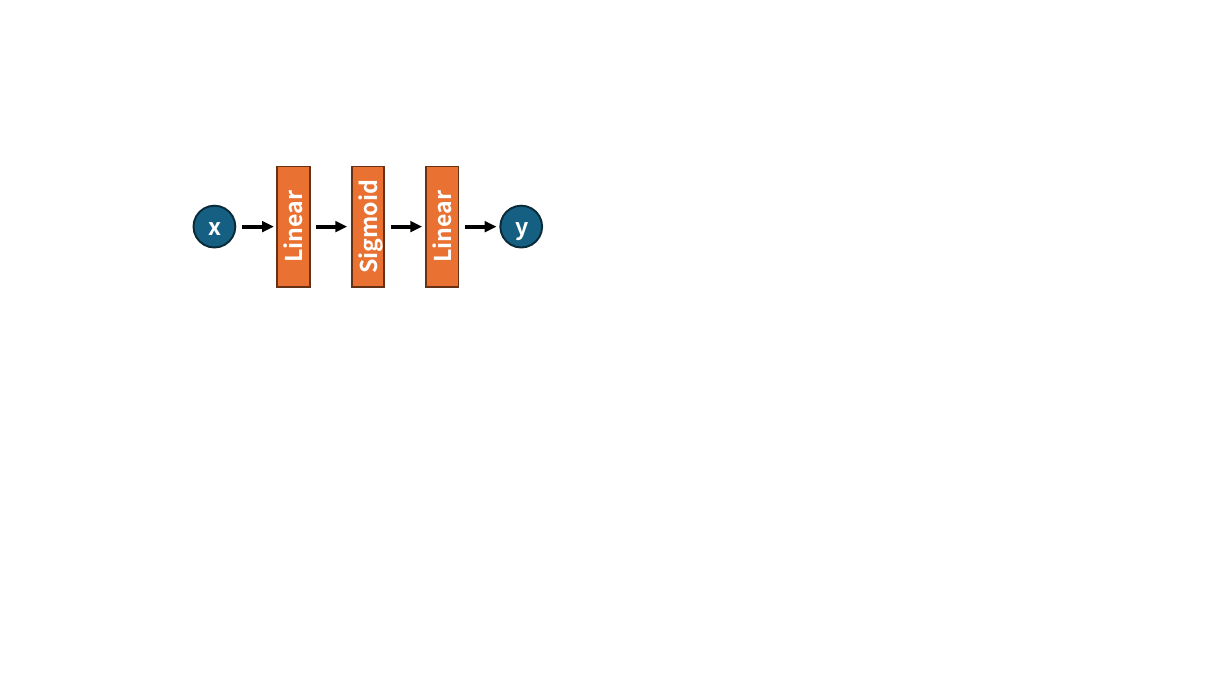
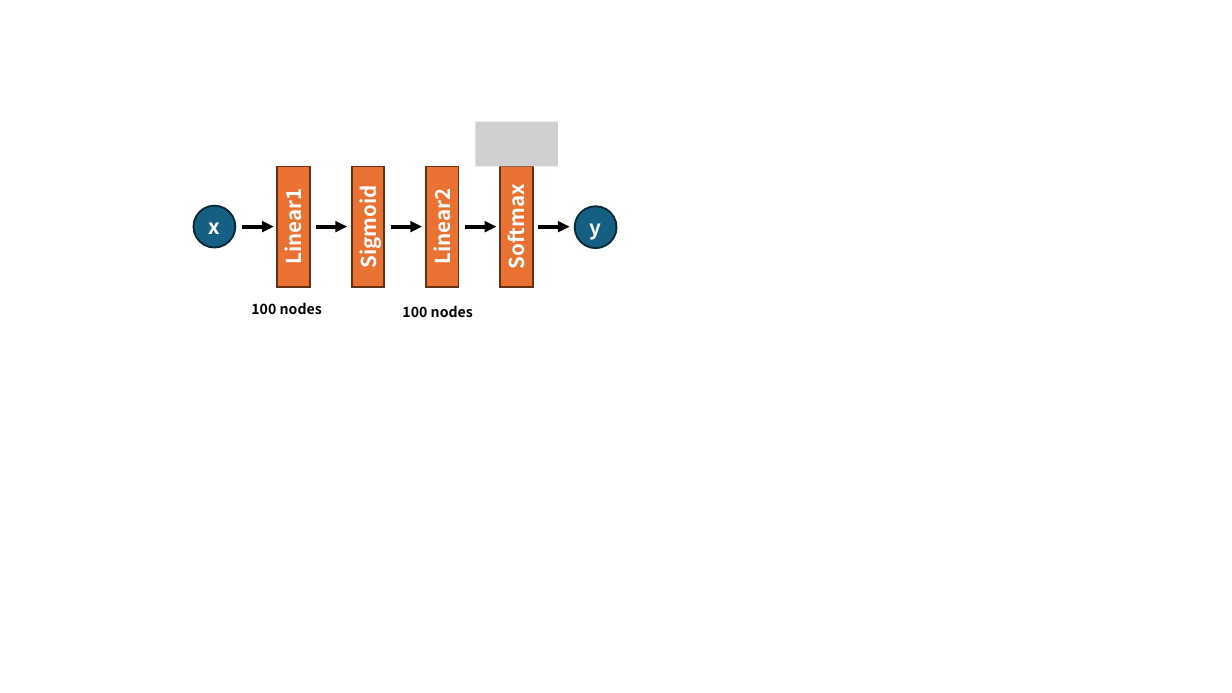
Before and after one commit to kyoropppp/2606_zero5, a slide deck: slide 1 of deep-learning-from-scratch-5/notebooks/chap6.pptx. Drawn at 1232x693 pixels with LibreOffice and Linux fonts; fonts in the diff are those of the drawing; grey boxes stand for pictures. Boxes give left, top, right and bottom in pixels: in the first picture for what was removed or moved away, otherwise in the second. Text is boxed around its words. In the diff, an @@ line names an element or a change of style, - is before the commit and + after.

```diff
--- a/deep-learning-from-scratch-5/notebooks/chap6.pptx
+++ b/deep-learning-from-scratch-5/notebooks/chap6.pptx
@@ picture added at (x1=475, y1=122, x2=557, y2=167) @@
@@ rectangle added at (x1=501, y1=166, x2=533, y2=287), fill #E97132, outline #663216 1.5 pt, 16 pt, text #FFFFFF, bold @@
+Softmax
@@ text in rectangle at (x1=278, y1=196, x2=308, y2=262): text changed; size 18 to 16 pt @@
-Linear
+Linear1
@@ text in rectangle at (x1=427, y1=196, x2=457, y2=262): text changed; size 18 to 16 pt @@
-Linear
+Linear2
@@ size 18 to 16 pt in 3 elements at (x1=193, y1=206, x2=235, y2=248), (x1=352, y1=166, x2=384, y2=287), (x1=575, y1=206, x2=616, y2=248) @@
@@ ellipse "y" moved from (x1=501, y1=206, x2=543, y2=248) to (x1=575, y1=206, x2=616, y2=248) @@
@@ arrow added from (538, 226) to (569, 226), #000000 3 pt @@
@@ text added at (x1=251, y1=302, x2=322, y2=314), 11 pt, text #000000, bold @@
+100 nodes
@@ text added at (x1=402, y1=305, x2=473, y2=317), 11 pt, text #000000, bold @@
+100 nodes
```
Also in this commit, not shown: 1 other file.
